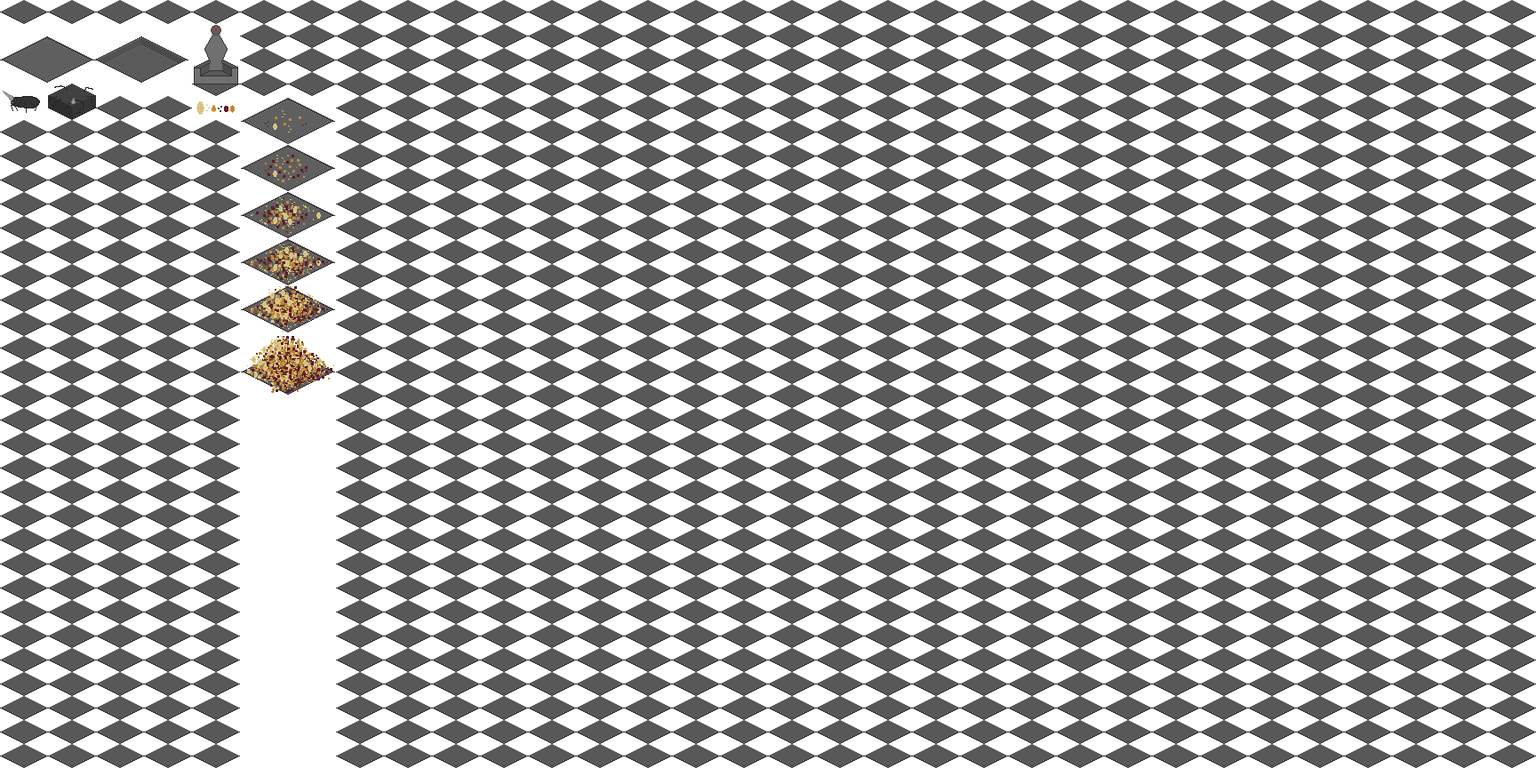
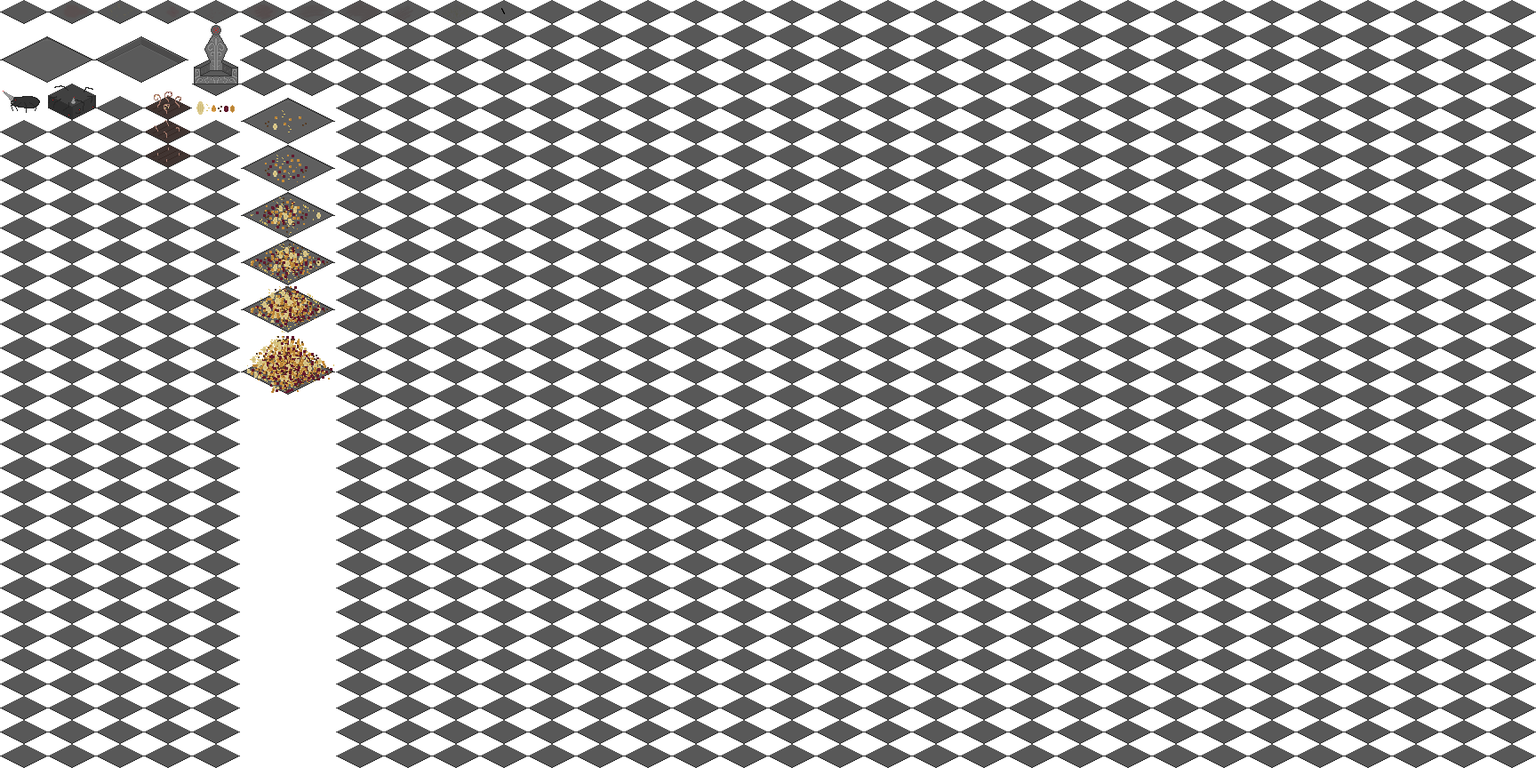
Comparing the layer stacks of the two (1536, 768) images. Changes:
painted on "Background" over box(63, 0, 505, 168)
